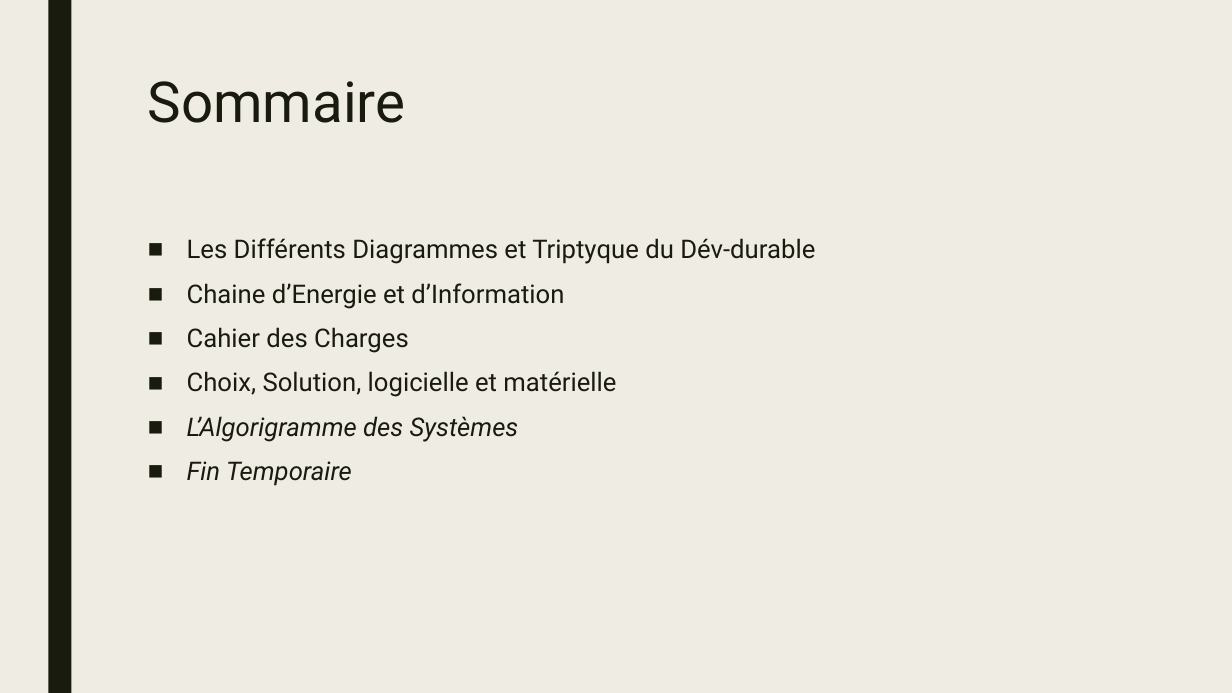
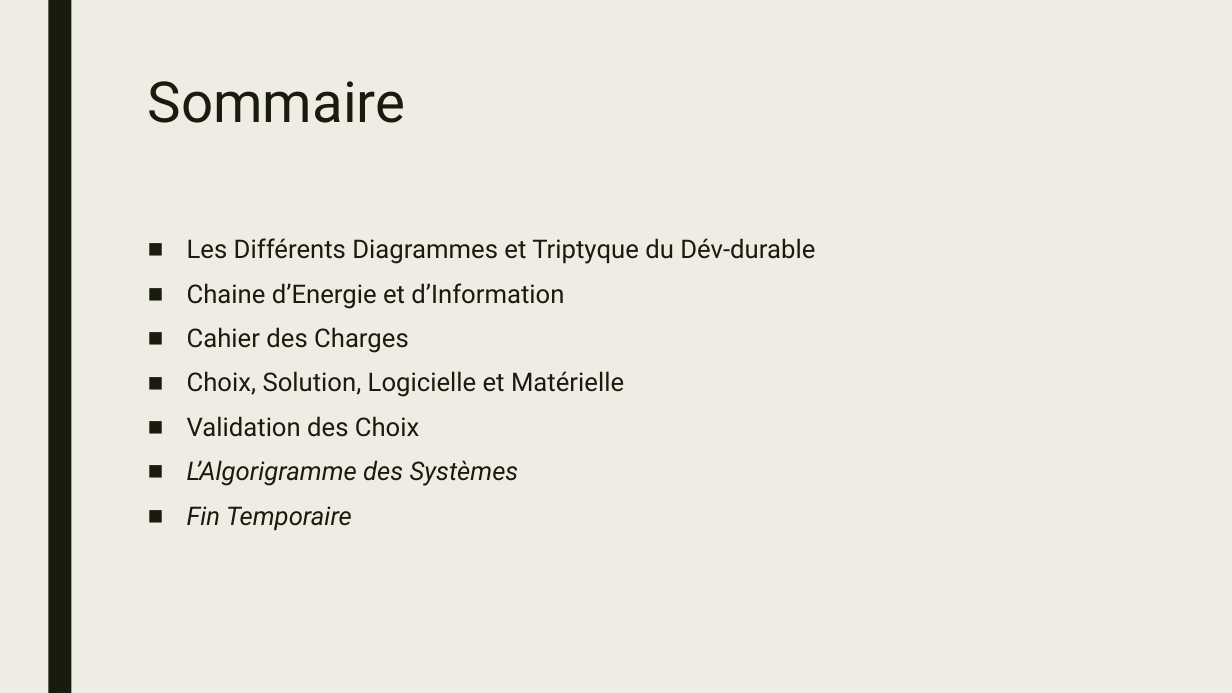
Before and after one commit to BoZhang-dev/Project-Joola, a slide deck: slide 2 of Notes/Presentation-Borui.pptx. Drawn at 1232x693 pixels with LibreOffice and Linux fonts; fonts in the diff are those of the drawing. Boxes give left, top, right and bottom in pixels: in the first picture for what was removed or moved away, otherwise in the second. Text is boxed around its words. In the diff, an @@ line names an element or a change of style, - is before the commit and + after.

Commit message:
update

```diff
--- a/Notes/Presentation-Borui.pptx
+++ b/Notes/Presentation-Borui.pptx
@@ text at [187, 371, 624, 437]: text changed @@
-■ Choix, Solution, logicielle et matérielle
+■ Choix, Solution, Logicielle et Matérielle
+■ Validation des Choix
```
Also in this commit, not shown: 3 other slides changed, 1 slide added.
